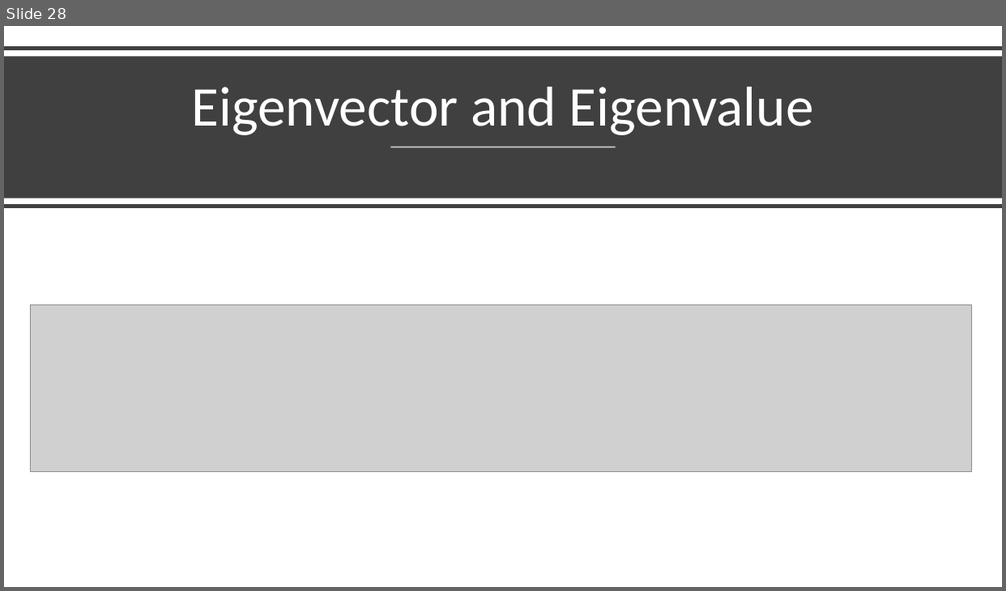
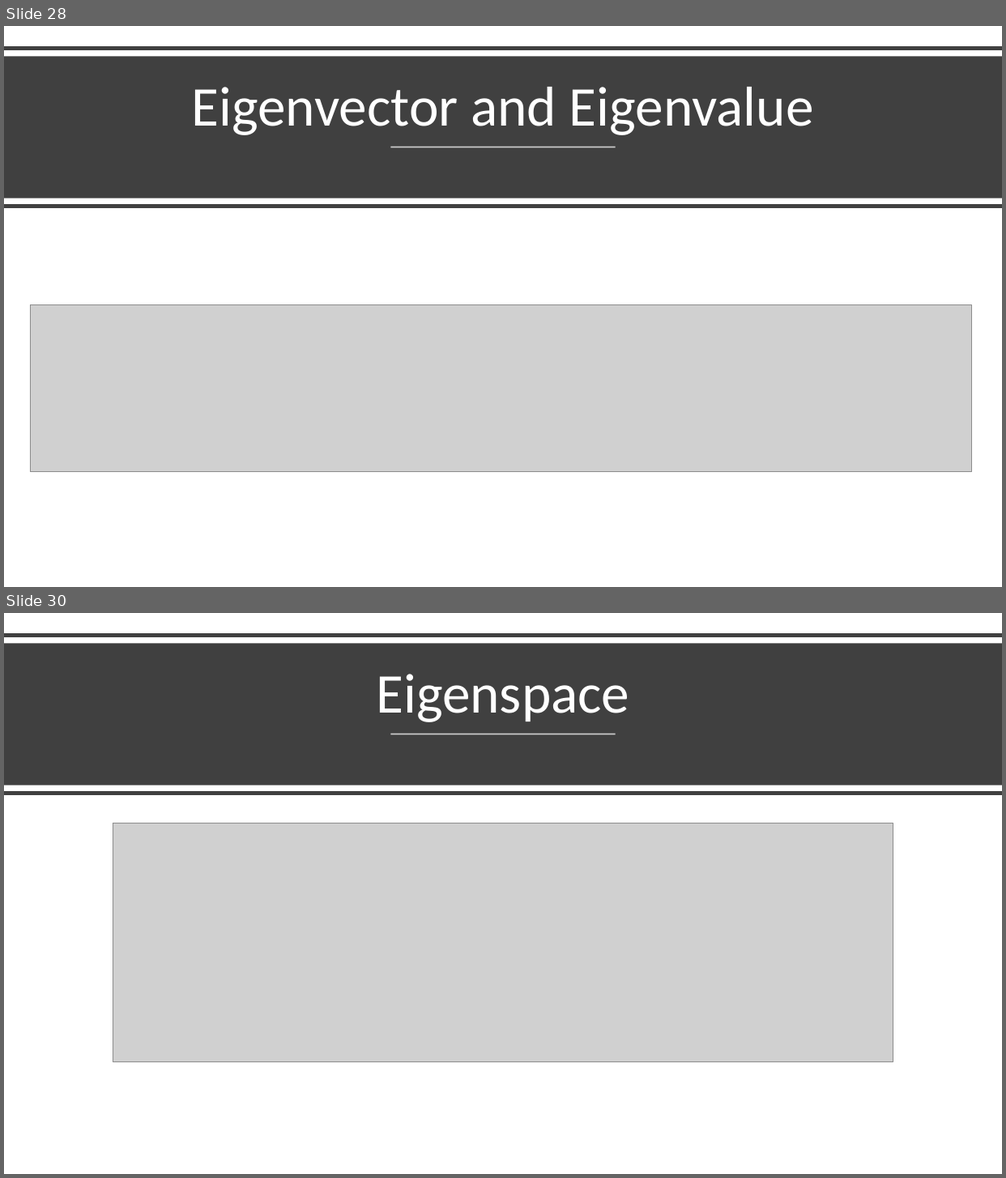
Before and after one commit to Jeffchen54/Linear-Definitions-and-Theorems, a slide deck: Unit 3-4 Definitions.pptx. Shown one above the other, each under a label of ours: slide 28 before the commit, slides 28 and 30 after it; the slides between them are not shown. The pictures are 1006x591 and 1006x1178 pixels, drawn with LibreOffice and Linux fonts; fonts in the diff are those of the drawing; grey boxes stand for pictures. Boxes give left, top, right and bottom in pixels: in the first picture for what was removed or moved away, otherwise in the second. Text is boxed around its words. In the diff, an @@ line names an element or a change of style, - is before the commit and + after.

```diff
--- a/Unit 3-4 Definitions.pptx
+++ b/Unit 3-4 Definitions.pptx
@@ slide 30 added at [4,613,1002,1174], background #FFFFFF @@
@@ line added from (4, 636) to (1002, 636), #404040 4 pt @@
@@ rectangle added at [4,643,1002,786], fill #404040 @@
@@ title added at [376,674,629,722], 54 pt, text #FFFFFF @@
+Eigenspace
@@ line added from (391, 735) to (616, 735), #FFFFFF 1.5 pt @@
@@ line added from (4, 794) to (1002, 794), #404040 4 pt @@
@@ picture added at [113,823,893,1063] @@
```
Also in this commit, not shown: 1 slide changed, 1 slide removed, 1 other file.
